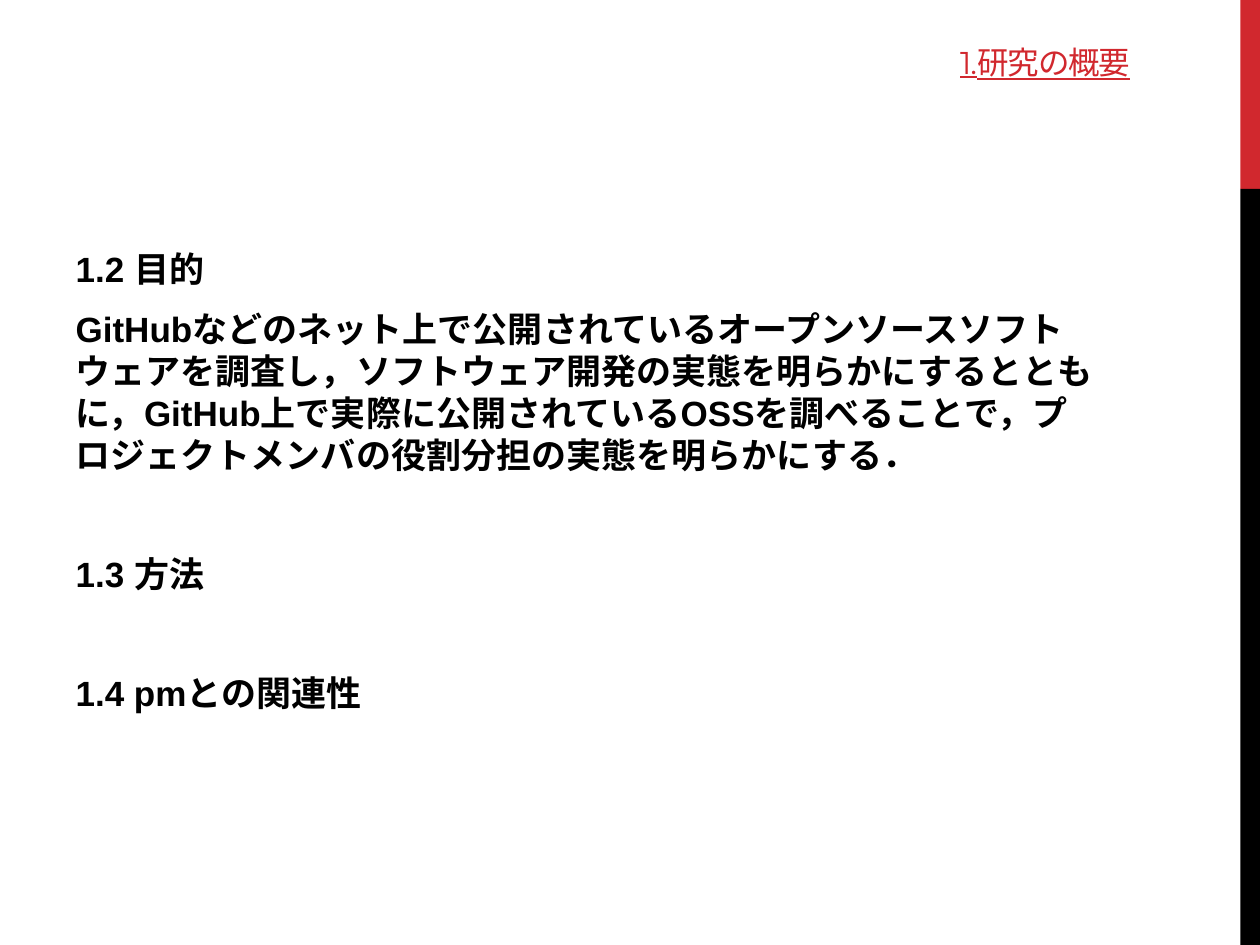
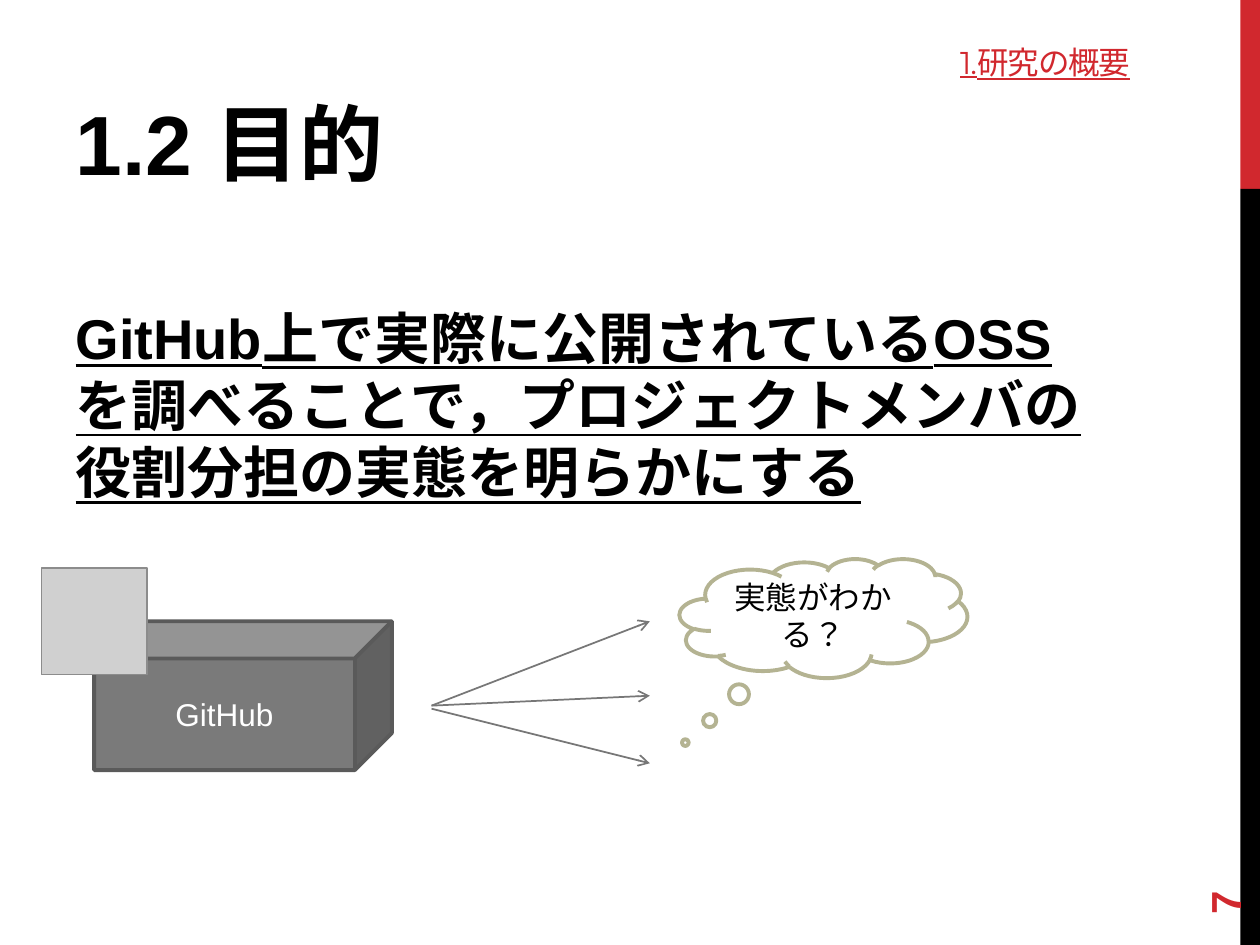
Before and after one commit to keimatsui/kadai, a slide deck: slide 7 of 卒業論文/2012/関口元基/パワポ.pptx (slide 5 before the commit). Drawn at 1260x945 pixels with LibreOffice and Linux fonts; fonts in the diff are those of the drawing; grey boxes stand for pictures. Boxes give left, top, right and bottom in pixels: in the first picture for what was removed or moved away, otherwise in the second. Text is boxed around its words. In the diff, an @@ line names an element or a change of style, - is before the commit and + after.

```diff
--- a/卒業論文/2012/関口元基/パワポ.pptx
+++ b/卒業論文/2012/関口元基/パワポ.pptx
@@ text "1.2 目的" moved from (x1=76, y1=252, x2=1093, y2=713) to (x1=76, y1=103, x2=1081, y2=504) @@
@@ text at (x1=76, y1=103, x2=384, y2=182): size 20 to 48 pt in "1.2 目的"; more space between paragraphs @@
@@ text at (x1=76, y1=378, x2=1081, y2=504): text changed; size 20 to 32 pt @@
-GitHubなどのネット上で公開されているオープンソースソフトウェアを調査し，ソフトウェア開発の実態を明らかにするとともに，GitHub上で実際に公開されているOSSを調べることで，プロジェクトメンバの役割分担の実態を明らかにする．
-1.3 方法
-1.4 pmとの関連性
+GitHub上で実際に公開されているOSSを調べることで，プロジェクトメンバの役割分担の実態を明らかにする
@@ picture added at (x1=42, y1=568, x2=147, y2=675) @@
@@ thought cloud added at (x1=679, y1=558, x2=966, y2=677), fill #FFFFFF, outline #B4B392 2.25 pt, 18 pt, text #000000 @@
+実態がわかる？
@@ cube added at (x1=94, y1=621, x2=392, y2=770), fill #7A7A7A, outline #5A5A5A 2.25 pt, 18 pt, text #FFFFFF @@
+GitHub
@@ arrow added from (432, 706) to (650, 621), #777777 1 pt @@
@@ arrow added from (432, 706) to (650, 696), #777777 1 pt @@
@@ arrow added from (432, 708) to (650, 764), #777777 1 pt @@
@@ page number added at (x1=1203, y1=893, x2=1250, y2=914), 24 pt, text #D1282E, bold @@
+7
```
Also in this commit, not shown: 13 other slides changed, 10 slides added, 24 slides removed.
